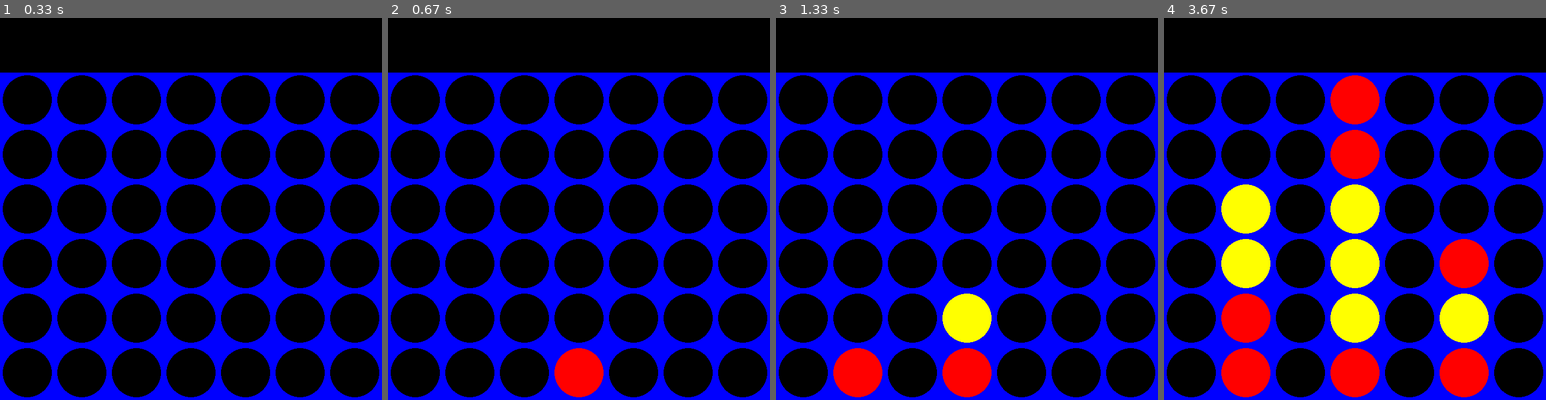
Above: before the commit, frames 1-4 (left to right).
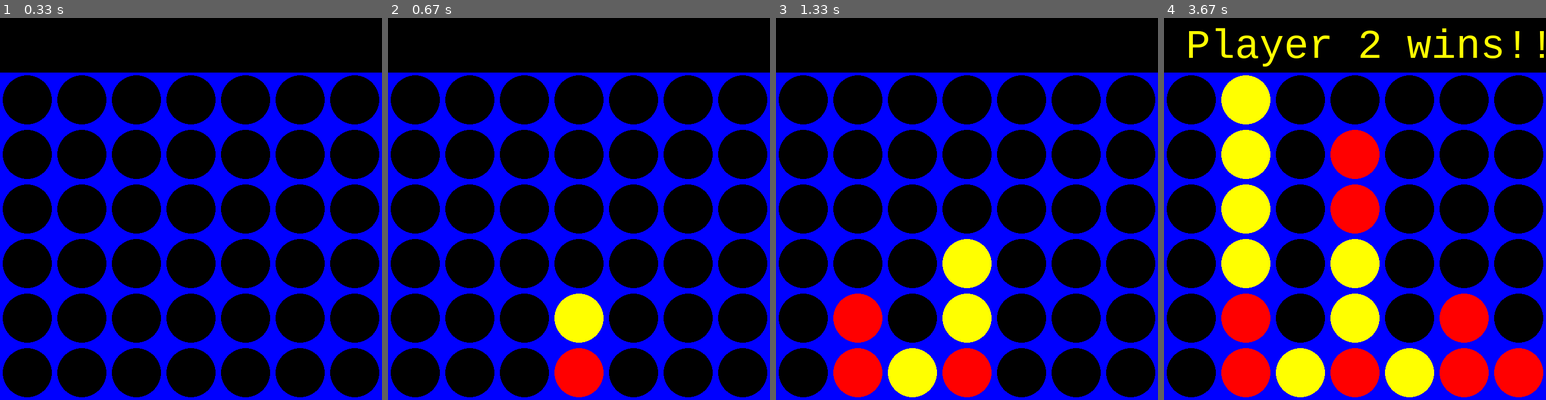
Above: after the commit, the same moments.

Repository: BubbaTLC/Pygame-Connect4
Game: pygame game, started from connect4.py
Two runs of this game, one before a commit and one after it. Both use one fixed random seed, a clock stepped at 60 frames per second and the inputs below.
Inputs (mouse positions are in pixels of both pictures, inside the frame that each line leads up to):
- Up to frame 1 (0.33 s): no input
- Up to frame 2 (0.67 s): click (579, 209) at 0.38 s
- Up to frame 3 (1.33 s): click (848, 151) at 0.8 s; click (867, 67) at 1.22 s
- Up to frame 4 (3.67 s): move the mouse to (1362, 79) at 1.53 s; click (1362, 79) at 1.68 s; click (1358, 251) at 2.2 s; click (1454, 270) at 2.57 s; move the mouse to (1454, 174) at 2.88 s; click (1454, 174) at 3.03 s; click (1492, 178) at 3.62 s

Frame 1 is identical in both runs. In frame 2, 1.3% of the frame differs, in the area x 43-57%, y 72-85%; in frame 3, 3.9%; in frame 4, 13%, in the area x 6-100%, y 2-100%.

Commit message:
Completed minimax and alpha beta. --BC

Diff:
--- a/connect4.py
+++ b/connect4.py
@@ -108,12 +108,12 @@
     if window.count(piece) == 4:
         score += 100
     elif window.count(piece) == 3 and window.count(EMPTY) == 1:
-        score += 10
+        score += 5
     elif window.count(piece) == 2 and window.count(EMPTY) == 2:
-        score += 5
+        score += 2
 
     if window.count(opp_piece) == 3 and window.count(EMPTY) == 1:
-        score -= 80
+        score -= 4
 
     return score
 
@@ -126,7 +126,7 @@
     # Score Center
     centerArray = [int(i) for i in list(board[:, COL_COUNT//2])]
     centerCount = centerArray.count(piece)
-    score += centerCount * 6
+    score += centerCount * 3
 
     # Score Horizontal #
     for r in range(ROW_COUNT):
@@ -155,6 +155,54 @@
             score += evaluate_window(window, piece)
 
     return score
+
+def is_terminal_node(board):
+    return winning_move(board, PLAYER_PIECE) or winning_move(board, AI_PIECE) or len(get_valid_locations(board)) == 0
+
+def minimax(board, depth, alpha, beta, maximizingPlayer):
+    validLocations = get_valid_locations(board)
+    isTerminal = is_terminal_node(board)
+    if depth == 0 or isTerminal:
+        if isTerminal:
+            if winning_move(board, AI_PIECE):
+                return (None, 1000000)
+            elif winning_move(board, PLAYER_PIECE):
+                return (None, -1000000)
+            else: # Game over, no valid moves
+                return (None, 0)
+        else:
+            return (None, score_positions(board, AI_PIECE))
+
+    if maximizingPlayer:
+        value = -math.inf
+        column = random.choice(validLocations)
+        for col in validLocations:
+            row = get_next_open_row(board, col)
+            bCopy = board.copy()
+            drop_piece(bCopy, row, col, AI_PIECE)
+            newScore = minimax(bCopy, depth-1, alpha, beta, False)[1]
+            if newScore > value:
+                value = newScore
+                column = col
+            alpha = max(alpha, value)
+            if alpha >= beta:
+                break
+        return (column, value)
+    else:
+        value = math.inf
+        column = random.choice(validLocations)
+        for col in validLocations:
+            row = get_next_open_row(board, col)
+            bCopy = board.copy()
+            drop_piece(bCopy, row, col, PLAYER_PIECE)
+            newScore = minimax(bCopy, depth-1, alpha, beta, True)[1]
+            if newScore < value:
+                value = newScore
+                column = col
+            beta = min(beta, value)
+            if alpha >= beta:
+                break
+        return (column, value)
 
 def get_valid_locations(board):
     """
@@ -256,10 +304,10 @@
         # AI turn
         if turn == AI and not gameOver:
             # col = random.randint(0, COL_COUNT-1)
-            col = pick_best_move(board, AI_PIECE)
+            # col = pick_best_move(board, AI_PIECE)
+            col, minimaxScore = minimax(board, 6, -np.inf, np.inf, True)
 
             if is_valid_location(board, col):
-                pygame.time.wait(500)
                 row = get_next_open_row(board, col)
                 drop_piece(board, row, col, AI_PIECE)
 
